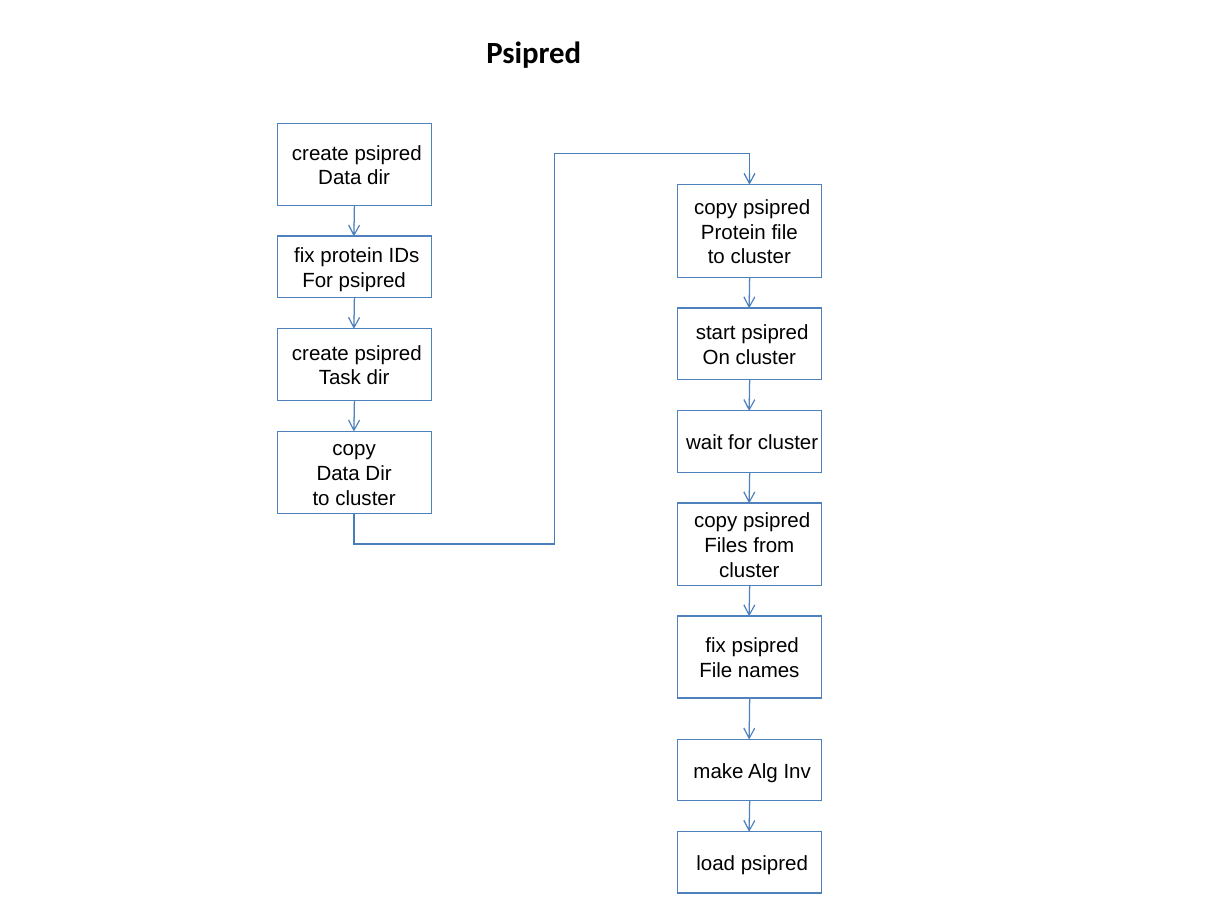
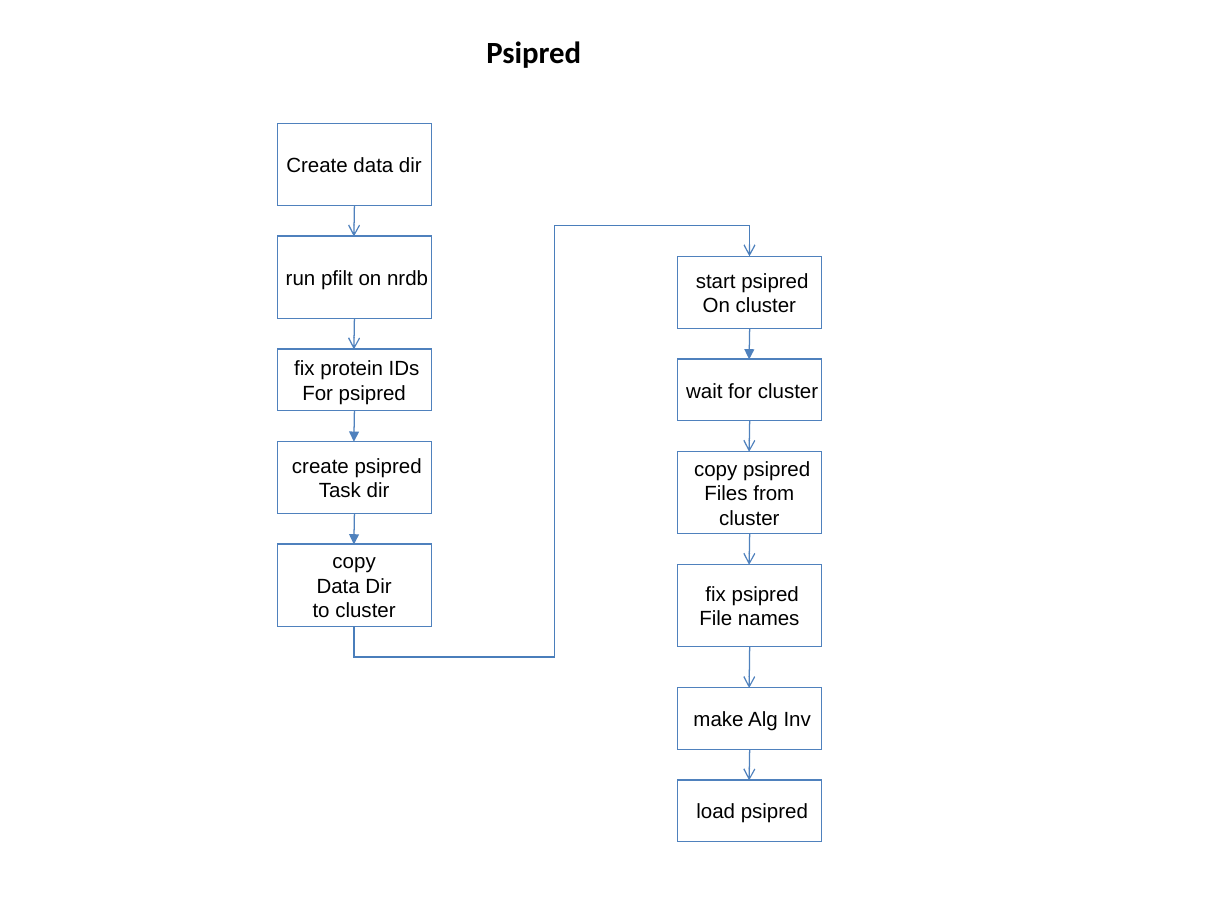
Before and after one commit to VEuPathDB/ApiCommonData, a slide deck: slide 7 of Load/doc/workflow/AnalysisWorkflow.ppt. Drawn at 1232x924 pixels with LibreOffice and Linux fonts; fonts in the diff are those of the drawing. Boxes give left, top, right and bottom in pixels: in the first picture for what was removed or moved away, otherwise in the second. Text is boxed around its words. In the diff, an @@ line names an element or a change of style, - is before the commit and + after.

```diff
--- a/Load/doc/workflow/AnalysisWorkflow.ppt
+++ b/Load/doc/workflow/AnalysisWorkflow.ppt
@@ text in rectangle at [286,157,422,173]: text changed @@
-create psipred
-Data dir
+Create data dir
@@ rectangle removed at [678,185,822,277] @@
-copy psipred
-Protein file
-to cluster
@@ rectangle added at [277,237,431,319], outline #4F81BD 0.74 pt, 12 pt, text #000000 @@
+run pfilt on nrdb
@@ elbow arrow moved from (354, 514) - (749, 185) to (354, 626) - (749, 256) @@
@@ arrow moved from (355, 298) - (354, 329) to (355, 318) - (354, 350) @@
@@ arrow moved from (750, 277) - (749, 308) to (750, 329) - (749, 360) @@
@@ arrow (750, 329) - (749, 360): arrowheads changed @@
@@ rectangle "fix protein IDs": place and size @@
-rectangle "fix protein IDs" at [277,237,431,298]
+rectangle "fix protein IDs" at [277,349,431,410]
@@ arrow moved from (355, 400) - (354, 431) to (355, 410) - (354, 442) @@
@@ arrow (355, 410) - (354, 442): arrowheads changed @@
@@ rectangle "create psipred": place and size @@
-rectangle "create psipred" at [277,329,431,400]
+rectangle "create psipred" at [277,441,431,513]
@@ arrow moved from (750, 379) - (749, 411) to (750, 421) - (749, 452) @@
@@ arrow moved from (750, 472) - (749, 504) to (355, 514) - (354, 545) @@
@@ arrow (355, 514) - (354, 545): arrowheads changed @@
@@ rectangle "copy": place and size @@
-rectangle "copy" at [277,431,431,514]
+rectangle "copy" at [277,545,431,627]
@@ 6 rectangles, 3 arrows: place and size @@
-6 rectangles, 3 arrows at [678,308,822,893]
+6 rectangles, 3 arrows at [678,256,822,841]
```
Also in this commit, not shown: 2 other slides changed, 7 other files.
